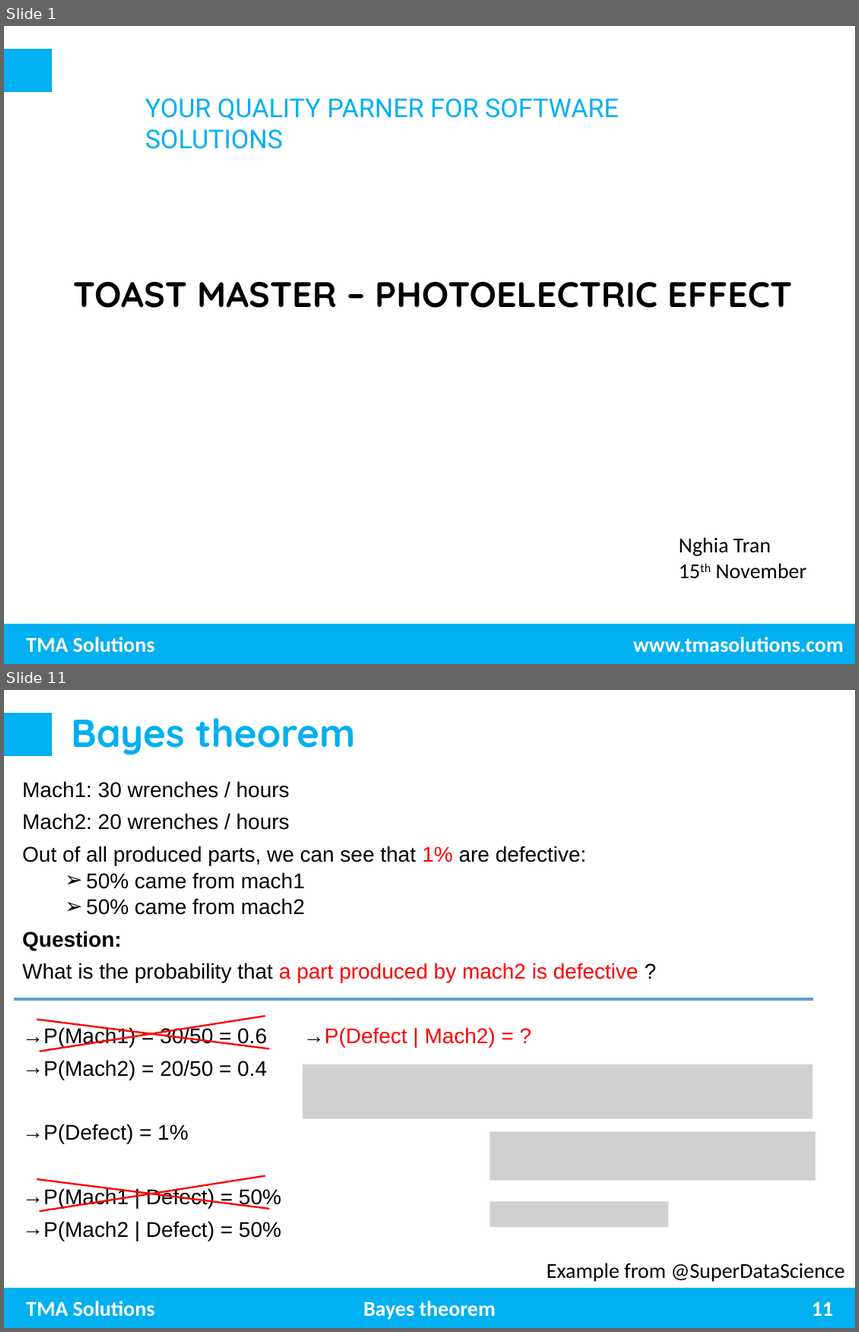
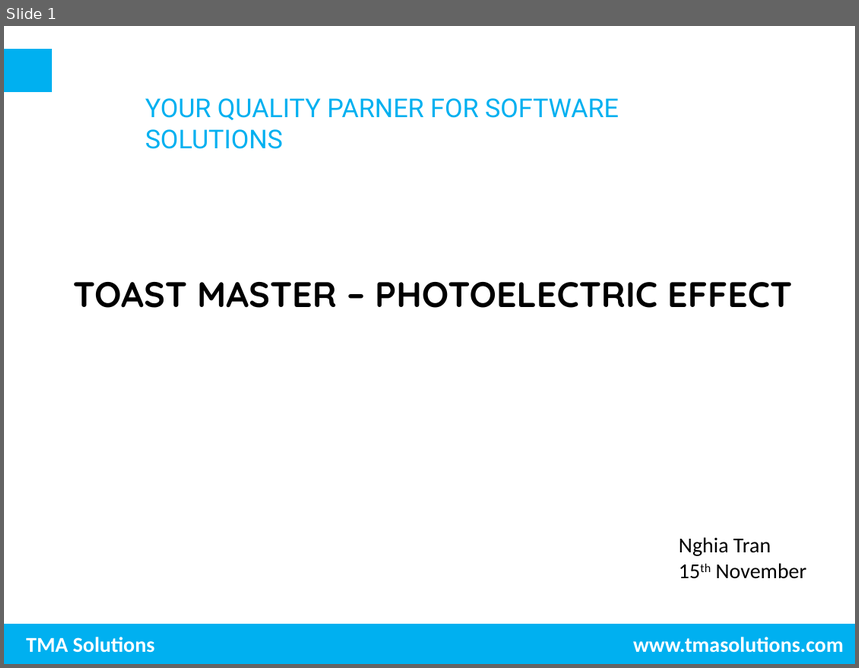
Before and after one commit to trungnghia2009/MachineLearning, a slide deck: Photoelectric effect.pptx. Shown one above the other, each under a label of ours: slides 1 and 11 before the commit, slide 1 after it; the slides between them are not shown. The pictures are 859x1332 and 859x668 pixels, drawn with LibreOffice and Linux fonts; fonts in the diff are those of the drawing; grey boxes stand for pictures; background and template pictures are left out. Boxes give left, top, right and bottom in pixels: in the first picture for what was removed or moved away, otherwise in the second. Text is boxed around its words. In the diff, an @@ line names an element or a change of style, - is before the commit and + after.

```diff
--- a/Photoelectric effect.pptx
+++ b/Photoelectric effect.pptx
@@ slide 11 removed at (4, 690, 855, 1328), background #FFFFFF; not listed: 3 template elements that a slide beside it also shows @@
@@ title removed at (71, 718, 356, 755) @@
-Bayes theorem
@@ text removed at (22, 781, 639, 1241) @@
-Mach1: 30 wrenches / hours
-Mach2: 20 wrenches / hours
-Out of all produced parts, we can see that 1% are defective:
-  ➢ 50% came from mach1
-  ➢ 50% came from mach2
-Question:
-What is the probability that a part produced by mach2 is defective ?
-→P(Mach1) = 30/50 = 0.6
-→ P(Mach2) = 20/50 = 0.4
-→ P(Defect) = 1%
-→ P(Mach1 | Defect) = 50%
-→ P(Mach2 | Defect) = 50%
@@ line removed from (14, 999) to (813, 999) @@
@@ line removed from (37, 1019) to (269, 1049) @@
@@ line removed from (265, 1016) to (40, 1052) @@
@@ text removed at (303, 1027, 496, 1048) @@
-→P(Defect | Mach2) = ?
@@ picture removed at (303, 1065, 813, 1119) @@
@@ picture removed at (490, 1132, 816, 1181) @@
@@ line removed from (37, 1179) to (269, 1209) @@
@@ line removed from (265, 1176) to (40, 1212) @@
@@ picture removed at (490, 1201, 669, 1227) @@
@@ text removed at (547, 1263, 845, 1282) @@
-Example from @SuperDataScience
@@ text removed at (363, 1301, 496, 1320) @@
-Bayes theorem
@@ page number removed at (812, 1302, 833, 1316) @@
-11
```
Also in this commit, not shown: 4 slides changed, 9 slides added, 24 other slides removed.
